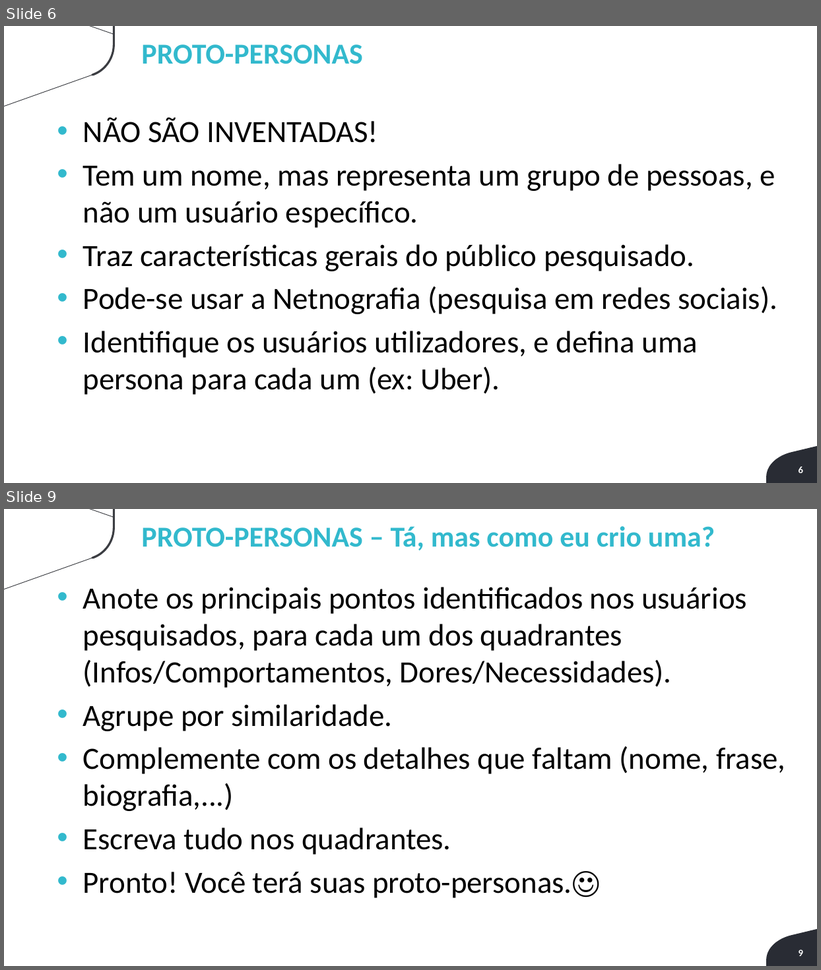
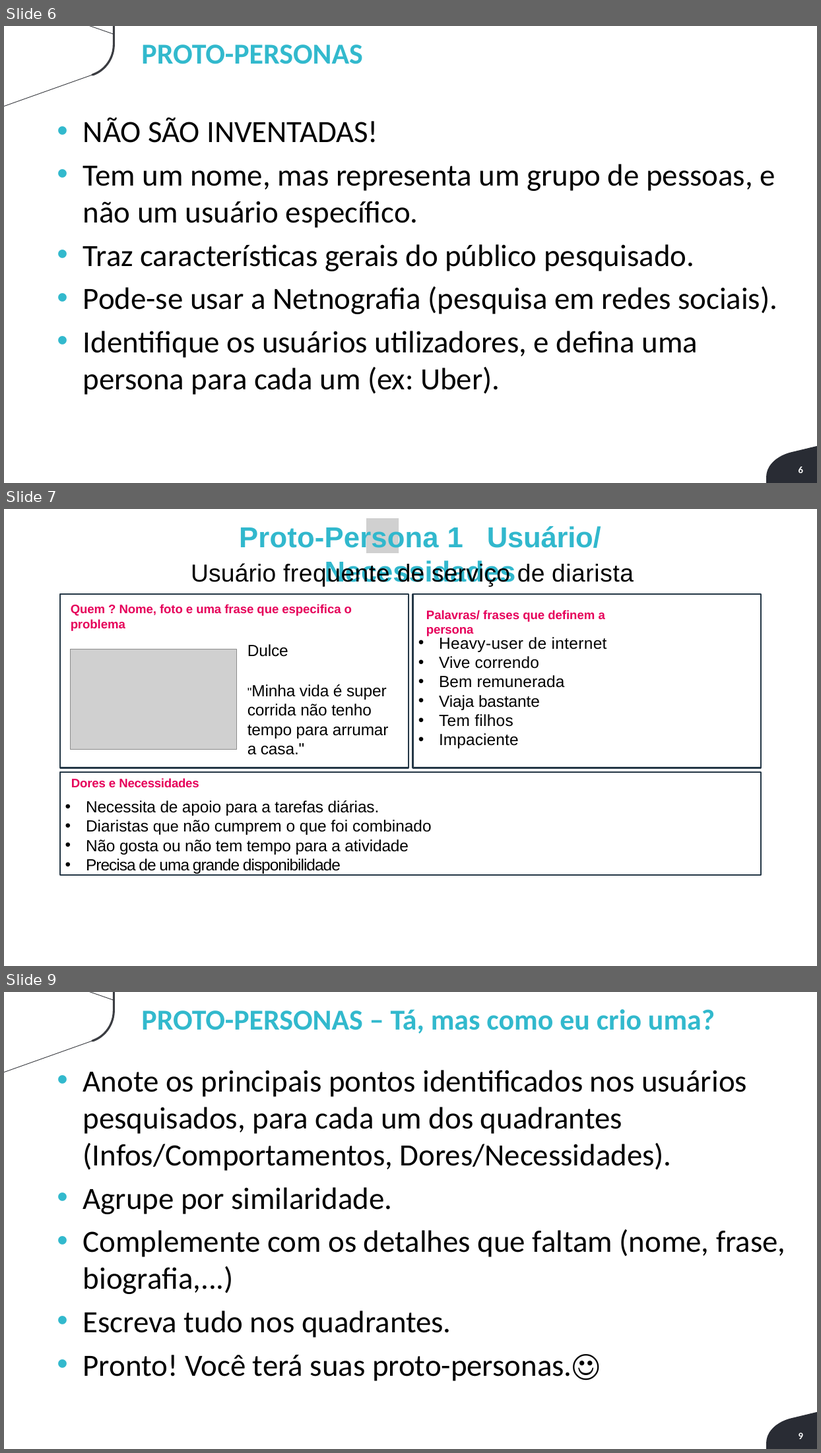
Before and after one commit to robertogsl/Grupo1-3ADSA, a slide deck: Documentação/Entregavel-do-projeto-jornada1.pptx.pptx. Shown one above the other, each under a label of ours: slides 6 and 9 before the commit, slides 6, 7 and 9 after it; the slides between them are not shown. The pictures are 821x970 and 821x1453 pixels, drawn with LibreOffice and Linux fonts; fonts in the diff are those of the drawing; grey boxes stand for pictures; background and template pictures are left out. Boxes give left, top, right and bottom in pixels: in the first picture for what was removed or moved away, otherwise in the second. Text is boxed around its words. In the diff, an @@ line names an element or a change of style, - is before the commit and + after.

```diff
--- a/Documentação/Entregavel-do-projeto-jornada1.pptx.pptx
+++ b/Documentação/Entregavel-do-projeto-jornada1.pptx.pptx
@@ slide 7 added at [4, 509, 817, 966], background #FFFFFF @@
@@ title added at [239, 524, 601, 587], 37.5 pt, text #31B8CD, bold @@
+Proto-Persona 1 Usuário/ Necessidades
@@ picture added at [366, 518, 399, 553] @@
@@ text added at [191, 562, 634, 587], 32 pt, text #000000 @@
+Usuário frequente de serviço de diarista
@@ freeform shape added at [60, 594, 409, 768], outline #243746 2 pt @@
@@ text added at [71, 604, 352, 631], 16 pt, text #E6005A, bold @@
+Quem ? Nome, foto e uma frase que especifica o problema
@@ freeform shape added at [413, 594, 761, 768], outline #243746 2 pt @@
@@ text added at [426, 610, 605, 636], 16 pt, text #E6005A, bold @@
+Palavras/ frases que definem a persona
@@ text added at [248, 644, 389, 755], 21 pt, text #000000 @@
+Dulce
+"Minha vida é super corrida não tenho tempo para arrumar a casa."
@@ text added at [439, 637, 607, 749], 21 pt, text #000000 @@
+• Heavy-user de internet
+• Vive correndo
+• Bem remunerada
+• Viaja bastante
+• Tem filhos
+• Impaciente
@@ picture added at [71, 649, 236, 749] @@
@@ rectangle added at [60, 772, 761, 875], outline #243746 2 pt, 21 pt, text #000000 @@
+Dores e Necessidades
+• Necessita de apoio para a tarefas diárias.
+• Diaristas que não cumprem o que foi combinado
+• Não gosta ou não tem tempo para a atividade
+• Precisa de uma grande disponibilidade
```
Also in this commit, not shown: 2 slides changed, 1 other slide added, 2 slides removed, 3 other files.
